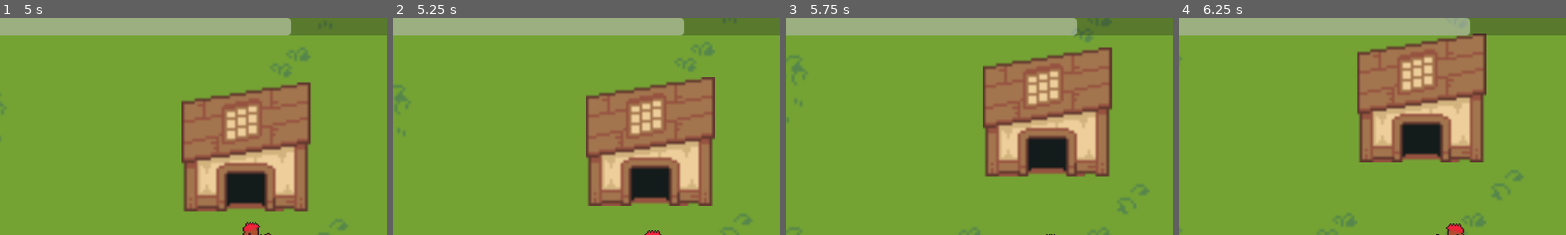
Above: before the commit, frames 1-4 (left to right).
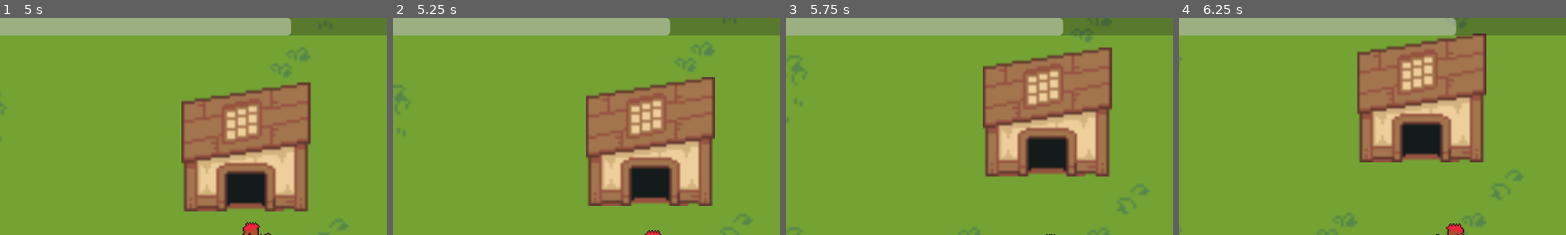
Above: after the commit, the same moments.

Repository: jackfruitgames/chickeeen
Game: Godot game, scene res://scenes/outdoors/outdoors.tscn
Two runs of this game, one before a commit and one after it. Both use one fixed random seed, a clock stepped at 60 frames per second and the inputs below.
Inputs:
- Up to frame 1 (5 s): tap Enter at 0.5 s; hold Right (move_right) 0.53-1.28 s; hold Down (move_down) 1.28-2.03 s; hold Right (move_right) 2.03-2.78 s; hold Up (move_up) 2.78-3.53 s; hold Left (move_left) from 3.53 s (still down)
- Up to frame 2 (5.25 s): release Left (move_left) at 5.03 s; hold Down (move_down) from 5.03 s (still down)
- Up to frame 3 (5.75 s): keep holding Down (move_down)
- Up to frame 4 (6.25 s): release Down (move_down) at 5.78 s; hold Right (move_right) from 5.78 s (still down)
The pictures show only the part of the screen within x 16-66%, y 0-50%; the shares and areas given below are measured in that part.

Frame 1 is identical in both runs. In frame 2, 0.3% of the frame differs, in the area x 70-76%, y 0-9%; in frame 3, 0.3%; in frame 4, 0.3%.

Commit message:
implement starving and dead by wolf

Diff:
--- a/scenes/chicken/chicken.tscn
+++ b/scenes/chicken/chicken.tscn
@@ -11,6 +11,7 @@
 [ext_resource type="AudioStream" uid="uid://vcmji10sdmur" path="res://assets/sound/chicken_walk2.mp3" id="9_jcdfi"]
 [ext_resource type="Script" path="res://scenes/chicken/chickenAnimation.gd" id="10_ivrbn"]
 [ext_resource type="Script" path="res://scenes/chicken/chickenLight.gd" id="11_jjvot"]
+[ext_resource type="Script" path="res://scenes/chicken/starving.gd" id="12_cucto"]
 
 [sub_resource type="CircleShape2D" id="CircleShape2D_6jixd"]
 radius = 12.6491
@@ -119,4 +120,10 @@
 texture_scale = 5.98
 script = ExtResource("11_jjvot")
 
+[node name="starvingTimer" type="Timer" parent="."]
+wait_time = 5.0
+autostart = true
+script = ExtResource("12_cucto")
+
 [connection signal="timeout" from="CluckTimer" to="CluckAudioStreamPlayer2D" method="_on_cluck_timer_timeout"]
+[connection signal="timeout" from="starvingTimer" to="starvingTimer" method="_on_timeout"]
--- /dev/null
+++ b/scenes/chicken/starving.gd
@@ -0,0 +1,9 @@
+extends Node
+
+const STARVING_FACTOR = 2
+
+func _on_timeout():
+	GameState.score -= STARVING_FACTOR
+	if (GameState.score <= 0):
+		print("death by starving")
+		get_tree().change_scene_to_file("res://scenes/gameover/gameover.tscn")
--- a/scenes/wolf/wolfcollider.gd
+++ b/scenes/wolf/wolfcollider.gd
@@ -1,6 +1,6 @@
 extends Area2D
 
-
-func _on_body_entered(body):
-	print("dead by wolf")
-	GameState.score = 0
+func _on_body_entered(collided_object):
+	if collided_object.is_in_group("player"):
+		print("dead by wolf")
+		get_tree().change_scene_to_file("res://scenes/gameover/gameover.tscn")
Not shown: 1 places in scenes/chicken/chicken.tscn that only renumber resources
